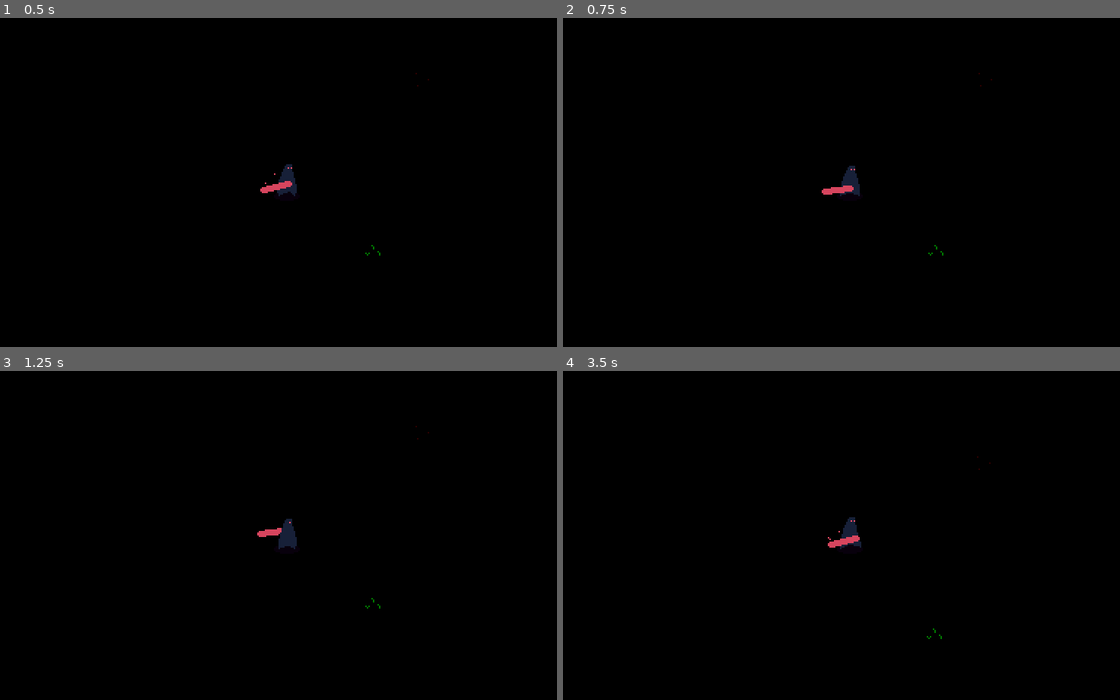
Above: before the commit, frames 1-4 (two rows, left to right).
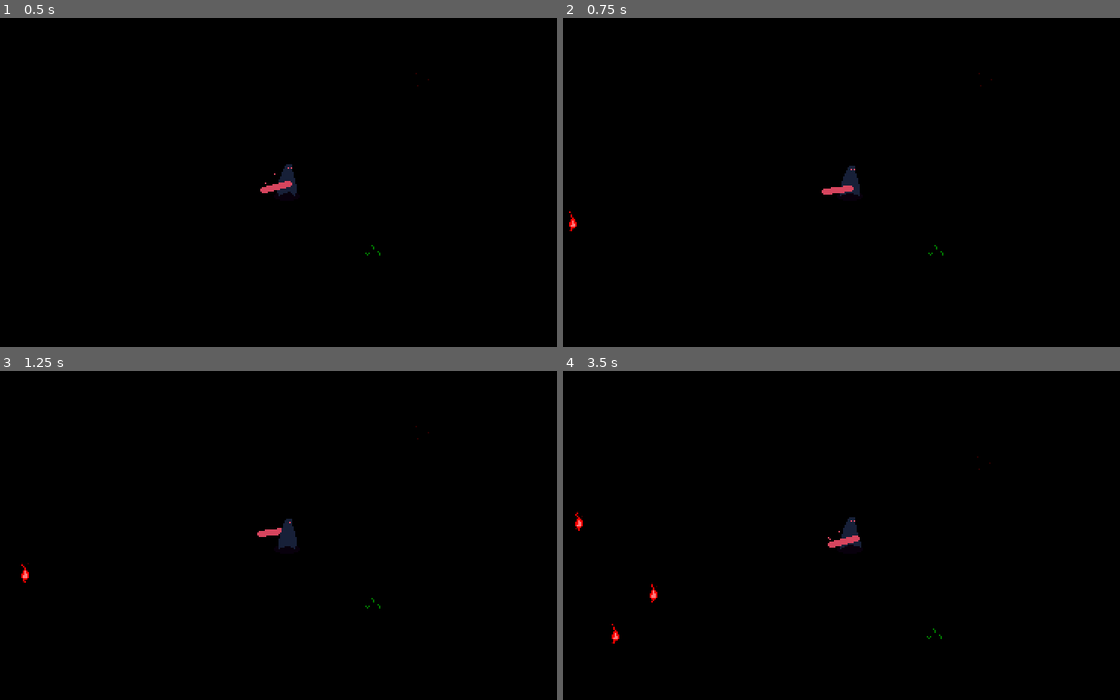
Above: after the commit, the same moments.

Repository: fefu-marquez/van-helsing
Game: Godot game, scene res://main.tscn
Two runs of this game, one before a commit and one after it. Both use one fixed random seed, a clock stepped at 60 frames per second and the inputs below.
Inputs:
- Up to frame 1 (0.5 s): no input
- Up to frame 2 (0.75 s): tap Enter at 0.5 s; hold D (right) from 0.53 s (still down); hold Ctrl (attack) from 0.53 s (still down)
- Up to frame 3 (1.25 s): keep holding D (right); keep holding Ctrl (attack)
- Up to frame 4 (3.5 s): release D (right) at 1.28 s; release Ctrl (attack) at 1.28 s; hold S (down) 1.28-2.03 s; tap Ctrl (attack) at 1.35, 2.85 s; hold D (right) 2.03-2.78 s; hold Ctrl (attack) 2.03-2.78 s; hold W (up) from 2.78 s (still down)

Frame 1 is identical in both runs. In frame 2, less than 0.1% of the frame differs, in the area x 1-3%, y 58-65%; in frame 3, less than 0.1%; in frame 4, 0.2%, in the area x 2-17%, y 42-83%.

Commit message:
feat: fireling enemy, basic spawner logic

Diff:
--- a/main.tscn
+++ b/main.tscn
@@ -1,8 +1,9 @@
-[gd_scene load_steps=6 format=4 uid="uid://b38ticvd6mg83"]
+[gd_scene load_steps=7 format=4 uid="uid://b38ticvd6mg83"]
 
 [ext_resource type="PackedScene" uid="uid://d3bfb0f6sg57h" path="res://scenes/player.tscn" id="1_ig7tw"]
 [ext_resource type="Texture2D" uid="uid://br008p1r841vp" path="res://assets/Dark NES Neon Black.png" id="2_0xm2m"]
 [ext_resource type="Script" uid="uid://b7y24n2bh06p3" path="res://scripts/map.gd" id="3_h2yge"]
+[ext_resource type="PackedScene" uid="uid://dyn4poxu1qtto" path="res://scenes/spawner.tscn" id="4_1bvp3"]
 
 [sub_resource type="TileSetAtlasSource" id="TileSetAtlasSource_h2yge"]
 resource_name = "ArmatorX's NES Dark"
@@ -50,3 +51,5 @@
 tile_map_data = PackedByteArray("AAD8//3/AQACAAEAAAADAPn/AQABAAAAAAARAAIAAQACAAAAAAAPAPr/AQACAAEAAAD//wYAAQADAAEAAAAPAA …(352 unchanged characters)…
 tile_set = SubResource("TileSet_1bvp3")
 script = ExtResource("3_h2yge")
+
+[node name="Spawner" parent="." instance=ExtResource("4_1bvp3")]
--- /dev/null
+++ b/scenes/fireling.tscn
@@ -0,0 +1,179 @@
+[gd_scene load_steps=26 format=3 uid="uid://cuxlrcywlompa"]
+
+[ext_resource type="Script" uid="uid://dp3fk1rx6mvtw" path="res://scripts/fireling.gd" id="1_1k026"]
+[ext_resource type="Texture2D" uid="uid://o50lnbkk13b0" path="res://assets/Fireling.png" id="1_i1uh1"]
+[ext_resource type="Script" uid="uid://8gyoltkal5ug" path="res://scripts/sprite_flipper.gd" id="3_pur2k"]
+
+[sub_resource type="RectangleShape2D" id="RectangleShape2D_1k026"]
+size = Vector2(5, 7)
+
+[sub_resource type="AtlasTexture" id="AtlasTexture_pur2k"]
+atlas = ExtResource("1_i1uh1")
+region = Rect2(0, 32, 16, 16)
+
+[sub_resource type="AtlasTexture" id="AtlasTexture_ha17i"]
+atlas = ExtResource("1_i1uh1")
+region = Rect2(16, 32, 16, 16)
+
+[sub_resource type="AtlasTexture" id="AtlasTexture_rfvoj"]
+atlas = ExtResource("1_i1uh1")
+region = Rect2(32, 32, 16, 16)
+
+[sub_resource type="AtlasTexture" id="AtlasTexture_lrsw2"]
+atlas = ExtResource("1_i1uh1")
+region = Rect2(48, 32, 16, 16)
+
+[sub_resource type="AtlasTexture" id="AtlasTexture_d6mwi"]
+atlas = ExtResource("1_i1uh1")
+region = Rect2(64, 32, 16, 16)
+
+[sub_resource type="AtlasTexture" id="AtlasTexture_6a2kg"]
+atlas = ExtResource("1_i1uh1")
+region = Rect2(80, 32, 16, 16)
+
+[sub_resource type="AtlasTexture" id="AtlasTexture_4842j"]
+atlas = ExtResource("1_i1uh1")
+region = Rect2(96, 32, 16, 16)
+
+[sub_resource type="AtlasTexture" id="AtlasTexture_e18c7"]
+atlas = ExtResource("1_i1uh1")
+region = Rect2(112, 32, 16, 16)
+
+[sub_resource type="AtlasTexture" id="AtlasTexture_fd40b"]
+atlas = ExtResource("1_i1uh1")
+region = Rect2(0, 0, 16, 16)
+
+[sub_resource type="AtlasTexture" id="AtlasTexture_yvq2x"]
+atlas = ExtResource("1_i1uh1")
+region = Rect2(16, 0, 16, 16)
+
+[sub_resource type="AtlasTexture" id="AtlasTexture_rju85"]
+atlas = ExtResource("1_i1uh1")
+region = Rect2(32, 0, 16, 16)
+
+[sub_resource type="AtlasTexture" id="AtlasTexture_jw7ve"]
+atlas = ExtResource("1_i1uh1")
+region = Rect2(48, 0, 16, 16)
+
+[sub_resource type="AtlasTexture" id="AtlasTexture_wc1um"]
+atlas = ExtResource("1_i1uh1")
+region = Rect2(64, 0, 16, 16)
+
+[sub_resource type="AtlasTexture" id="AtlasTexture_ceh25"]
+atlas = ExtResource("1_i1uh1")
+region = Rect2(80, 0, 16, 16)
+
+[sub_resource type="AtlasTexture" id="AtlasTexture_8tjfa"]
+atlas = ExtResource("1_i1uh1")
+region = Rect2(0, 16, 16, 16)
+
+[sub_resource type="AtlasTexture" id="AtlasTexture_bys7p"]
+atlas = ExtResource("1_i1uh1")
+region = Rect2(16, 16, 16, 16)
+
+[sub_resource type="AtlasTexture" id="AtlasTexture_mfwmq"]
+atlas = ExtResource("1_i1uh1")
+region = Rect2(32, 16, 16, 16)
+
+[sub_resource type="AtlasTexture" id="AtlasTexture_4blpv"]
+atlas = ExtResource("1_i1uh1")
+region = Rect2(48, 16, 16, 16)
+
+[sub_resource type="AtlasTexture" id="AtlasTexture_tcdbo"]
+atlas = ExtResource("1_i1uh1")
+region = Rect2(64, 16, 16, 16)
+
+[sub_resource type="AtlasTexture" id="AtlasTexture_xtg3h"]
+atlas = ExtResource("1_i1uh1")
+region = Rect2(80, 16, 16, 16)
+
+[sub_resource type="SpriteFrames" id="SpriteFrames_4r3gc"]
+animations = [{
+"frames": [{
+"duration": 1.0,
+"texture": SubResource("AtlasTexture_pur2k")
+}, {
+"duration": 1.0,
+"texture": SubResource("AtlasTexture_ha17i")
+}, {
+"duration": 1.0,
+"texture": SubResource("AtlasTexture_rfvoj")
+}, {
+"duration": 1.0,
+"texture": SubResource("AtlasTexture_lrsw2")
+}, {
+"duration": 1.0,
+"texture": SubResource("AtlasTexture_d6mwi")
+}, {
+"duration": 1.0,
+"texture": SubResource("AtlasTexture_6a2kg")
+}, {
+"duration": 1.0,
+"texture": SubResource("AtlasTexture_4842j")
+}, {
+"duration": 1.0,
+"texture": SubResource("AtlasTexture_e18c7")
+}],
+"loop": false,
+"name": &"attack",
+"speed": 10.0
+}, {
+"frames": [{
+"duration": 1.0,
+"texture": SubResource("AtlasTexture_fd40b")
+}, {
+"duration": 1.0,
+"texture": SubResource("AtlasTexture_yvq2x")
+}, {
+"duration": 1.0,
+"texture": SubResource("AtlasTexture_rju85")
+}, {
+"duration": 1.0,
+"texture": SubResource("AtlasTexture_jw7ve")
+}, {
+"duration": 1.0,
+"texture": SubResource("AtlasTexture_wc1um")
+}, {
+"duration": 1.0,
+"texture": SubResource("AtlasTexture_ceh25")
+}],
+"loop": true,
+"name": &"idle",
+"speed": 10.0
+}, {
+"frames": [{
+"duration": 1.0,
+"texture": SubResource("AtlasTexture_8tjfa")
+}, {
+"duration": 1.0,
+"texture": SubResource("AtlasTexture_bys7p")
+}, {
+"duration": 1.0,
+"texture": SubResource("AtlasTexture_mfwmq")
+}, {
+"duration": 1.0,
+"texture": SubResource("AtlasTexture_4blpv")
+}, {
+"duration": 1.0,
+"texture": SubResource("AtlasTexture_tcdbo")
+}, {
+"duration": 1.0,
+"texture": SubResource("AtlasTexture_xtg3h")
+}],
+"loop": true,
+"name": &"walking",
+"speed": 10.0
+}]
+
+[node name="Fireling" type="CharacterBody2D"]
+script = ExtResource("1_1k026")
+
+[node name="CollisionShape2D" type="CollisionShape2D" parent="."]
+position = Vector2(0.5, 0.5)
+shape = SubResource("RectangleShape2D_1k026")
+
+[node name="AnimatedSprite2D" type="AnimatedSprite2D" parent="."]
+sprite_frames = SubResource("SpriteFrames_4r3gc")
+animation = &"walking"
+autoplay = "walking"
+script = ExtResource("3_pur2k")
--- /dev/null
+++ b/scenes/spawner.tscn
@@ -0,0 +1,6 @@
+[gd_scene load_steps=2 format=3 uid="uid://dyn4poxu1qtto"]
+
+[ext_resource type="Script" uid="uid://t6mow6cw424" path="res://scripts/spawner.gd" id="1_2vbf6"]
+
+[node name="Spawner" type="Node2D"]
+script = ExtResource("1_2vbf6")
--- /dev/null
+++ b/scripts/fireling.gd
@@ -0,0 +1,11 @@
+extends CharacterBody2D
+
+@export var speed := 20.0
+
+func _process(delta: float) -> void:
+	move_towards_player($"../../Player".position)
+	move_and_slide()
+
+func move_towards_player(player_position: Vector2) -> void:
+	var direction := (player_position - position).normalized()
+	velocity = direction * speed
--- /dev/null
+++ b/scripts/spawner.gd
@@ -0,0 +1,47 @@
+extends Node2D
+
+@export var spawn_rate := 0.5 # Seconds per monster
+var time_since_last_spawn: float = 0
+
+const monster_routes: Array[String] = ["res://scenes/fireling.tscn"]
+var monster_scenes = []
+
+func _ready() -> void:
+	for route in monster_routes:
+		var scene = load(route)
+		monster_scenes.append(scene)
+
+func spawn_monster(monster_index: int, at_position: Vector2) -> void:
+	var instance = monster_scenes[monster_index].instantiate()
+	instance.position = at_position
+	add_child(instance)
+
+func _process(delta: float) -> void:
+	if should_spawn(delta):
+		spawn_random_monster()
+
+func spawn_random_monster() -> void:
+	var random_index := randi_range(0, len(monster_routes) - 1)
+	var position := get_random_position_at_the_edge_of_screen()
+
+	spawn_monster(random_index, position)
+
+func should_spawn(delta: float) -> bool:
+	time_since_last_spawn += delta
+	var should_spawn := has_passed_enough_time_for_spawn(delta)
+
+	if should_spawn:
+		time_since_last_spawn -= spawn_rate
+
+	return should_spawn
+
+func has_passed_enough_time_for_spawn(delta: float) -> bool:
+	return spawn_rate <= time_since_last_spawn
+
+func get_random_position_at_the_edge_of_screen() -> Vector2:
+	var x: float = randf_range(-1, 1)
+	var y: float = randf_range(-1, 1)
+
+	var direction := Vector2(x, y).normalized()
+
+	return direction * 190 + $"../Player".position
--- /dev/null
+++ b/scripts/sprite_flipper.gd
@@ -0,0 +1,31 @@
+extends AnimatedSprite2D
+
+var previous_position := Vector2.ZERO
+
+func _process(delta: float) -> void:
+	var node := get_parent()
+
+	if node is CharacterBody2D:
+		flip_sprite_using_velocity(node)
+	else:
+		flip_sprite_using_position(node)
+
+func flip_sprite_using_velocity(character_body: CharacterBody2D) -> void:
+	check_x_and_flip(character_body.velocity)
+
+func flip_sprite_using_position(node: Node2D) -> void:
+	if previous_position == Vector2.ZERO:
+		previous_position = node.position
+		return
+
+	var direction := node.position - previous_position
+
+	check_x_and_flip(direction)
+
+	previous_position = node.position
+
+func check_x_and_flip(vector: Vector2) -> void:
+	if vector.x > 0:
+		flip_h = false
+	elif vector.x < 0:
+		flip_h = true
Binary file added: assets/Fireling.png
Not shown, added: assets/Fireling.png.import
Not shown, added: scripts/fireling.gd.uid
Not shown, added: scripts/spawner.gd.uid
Not shown, added: scripts/sprite_flipper.gd.uid
Not shown, added: scenes/spawner.tscn10954637243.tmp
